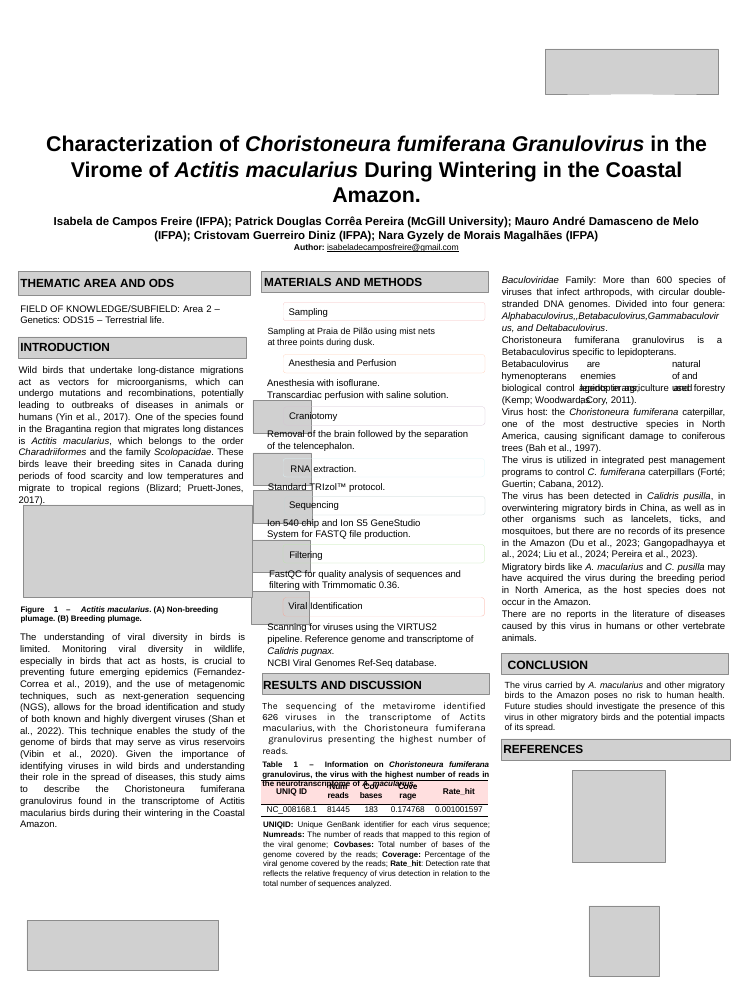
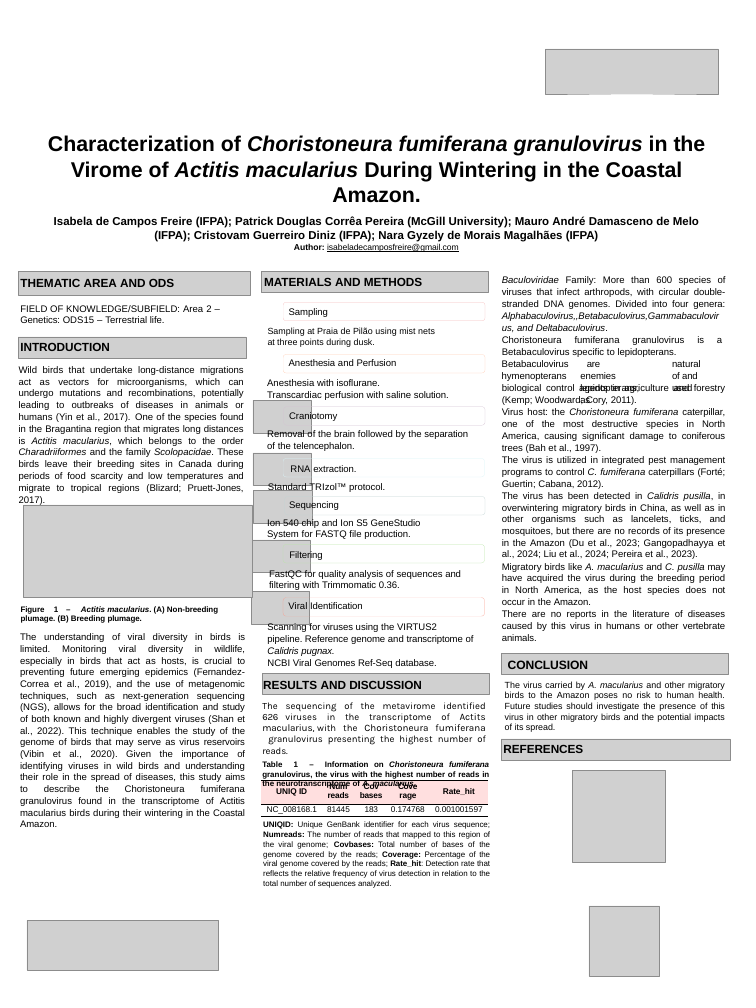
Before and after one commit to patrick-douglas/CONNPI_XIV_BELEM_2024, a slide deck: slide 1 of FREIRE_I_et_al_2024/Characterization_of _Choristoneura_fumiferana_Granulovirus_in_the_Virome_of_ _Actitis_macularius_ During_Wintering_in_the_Coastal_Amazon.pptx. Drawn at 756x1008 pixels with LibreOffice and Linux fonts; fonts in the diff are those of the drawing; grey boxes stand for pictures; background and template pictures are left out. Boxes give left, top, right and bottom in pixels: in the first picture for what was removed or moved away, otherwise in the second. Text is boxed around its words. In the diff, an @@ line names an element or a change of style, - is before the commit and + after.

```diff
--- a/FREIRE_I_et_al_2024/Characterization_of _Choristoneura_fumiferana_Granulovirus_in_the_Virome_of_ _Actitis_macularius_ During_Wintering_in_the_Coastal_Amazon.pptx
+++ b/FREIRE_I_et_al_2024/Characterization_of _Choristoneura_fumiferana_Granulovirus_in_the_Virome_of_ _Actitis_macularius_ During_Wintering_in_the_Coastal_Amazon.pptx
@@ text at [48,135,706,203]: text changed @@
-Characterization of Choristoneura fumiferana Granulovirus in the Virome of Actitis macularius During Wintering in the Coastal Amazon.
+Characterization of Choristoneura fumiferana granulovirus in the Virome of Actitis macularius During Wintering in the Coastal Amazon.
```
Also in this commit, not shown: 1 other file.
